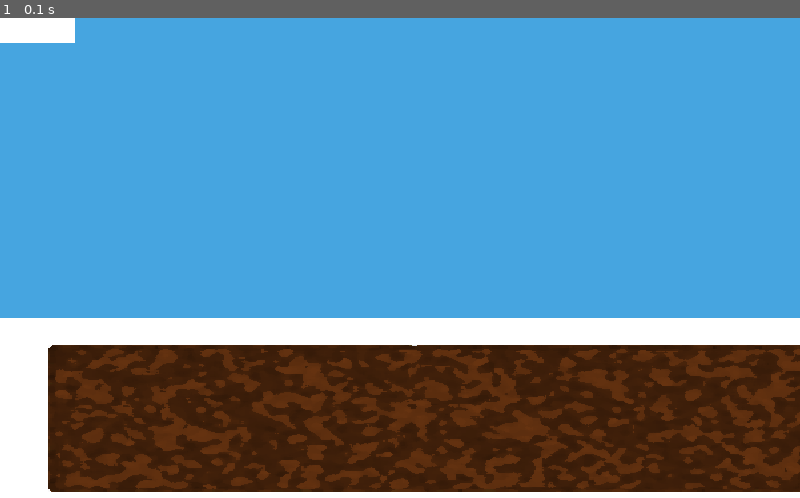
Above: before the commit, frame 1.
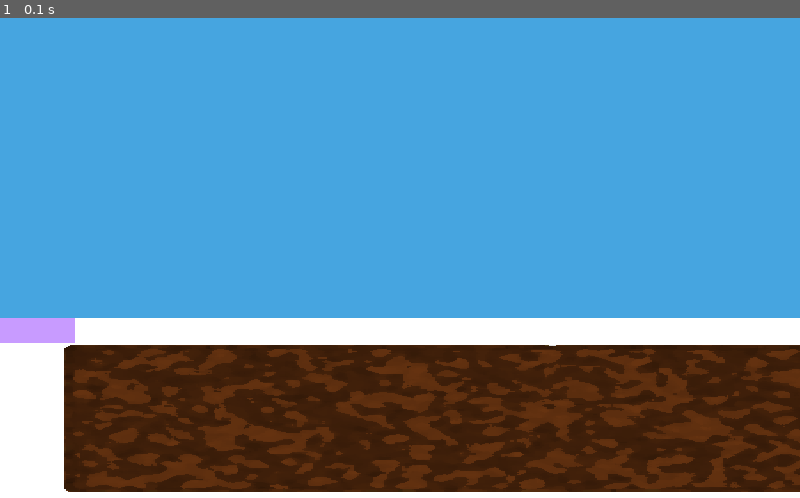
Above: after the commit, the same moment.

Repository: Anisha7/TermProject
Game: pygame game, started from game.py
The game is run twice, just before and just after one commit, with the same random seed, the same clock (stepped at 60 frames per second) and the same inputs.
Inputs:
- Up to frame 1 (0.1 s): no input

The runs differ from the first frame. In frame 1, 13% of the frame differs, in the area x 0-100%, y 0-99%.

Commit message:
Scrolling and player movement

Diff:
--- a/environment.py
+++ b/environment.py
@@ -9,8 +9,14 @@
     def init(self, x, y):
         # width, height
 
+        # setting up background surface
+        Environment.bgsurf = pygame.Surface((x*4, y*4))
+        Environment.bgsurf.fill((70, 165, 224))
+        rect = Environment.bgsurf.get_rect()
+
+        # creating ground
         Environment.ground = pygame.image.load('modules/level1/Ground1.png').convert_alpha()
-        Environment.ground = pygame.transform.scale(Environment.ground, (3*x, y//2))
+        Environment.ground = pygame.transform.scale(Environment.ground, (x*4, y//2))
         rect = Environment.ground.get_rect()
         rect.inflate(x, y//4)
         # Environment.ground = pygame.transform.scale(
@@ -19,10 +25,20 @@
 
 
 
-    def __init__(self, x, y):
-        self.x = x
-        self.y = y
-        super(Environment, self).__init__(self.x, self.y, Environment.ground, 30)
+    def __init__(self, width, height):
+        self.w = width
+        self.h = height
 
-    def keyPressed(self):
-        pass
+        super(Environment, self).__init__(self.w, self.h, Environment.ground, 30)
+
+    def update(self, keyCode, modifier):
+
+        for event in pygame.event.get():
+            if event.type == pygame.KEYDOWN and event.key == pygame.K_RIGHT:
+                print("right")
+                # scroll(dx, dy)
+                Environment.bgsurf.scroll(3, 0)
+            if event.type == pygame.KEYDOWN and event.key == pygame.K_LEFT:
+                print("left")
+                # scroll(dx, dy)
+                Environment.bgsurf.scroll(-3, 0)
--- a/game.py
+++ b/game.py
@@ -14,19 +14,25 @@
         self.groundGroup = pygame.sprite.Group(Environment(0, self.height))
 
 
-    def keyPressed(self):
+    def keyPressed(self, keyCode, modifier):
         pressed_keys = pygame.key.get_pressed()
         player.update(pressed_keys)
+        Environment.update(self, keyCode, modifier)
 
     def timerFired(self, dt):
         pass
 
     def redrawAll(self, screen):
+        x = 0
+        y = 0
         #surface.blit(source, dest, area=None)
+        screen.blit(Environment.bgsurf, (0, 0, self.width, self.height))
+        Environment.bgsurf.blit(Environment.ground, pygame.Rect(0,self.height - (self.height//4),self.width*6,self.height//2))
         # draw ground
-        screen.blit(Environment.ground, pygame.Rect(0,self.height - (self.height//4),self.width*6,self.height//2))
+        #screen.blit(Environment.bgsurf, (0, 0))
+        #screen.blit(Environment.ground, pygame.Rect(0,self.height - (self.height//4),self.width*6,self.height//2))
 
-        player = Player()
+        player = Player(self.width, self.height)
         player.draw(screen)
         #self.groundGroup.draw(screen)
 
--- a/player.py
+++ b/player.py
@@ -1,32 +1,28 @@
 # player set up
 import pygame
 from pygame.locals import *
+from pygamegame import *
 
 class Player(pygame.sprite.Sprite):
-    def __init__(self):
+    def __init__(self, x, y):
         super(Player, self).__init__()
         self.surf = pygame.Surface((75, 25))
-        self.surf.fill((255, 255, 255))
+        self.surf.fill((200, 155, 255))
         self.x = 0
-        self.y = 0
+        self.y = y - y//4
         self.rect = self.surf.get_rect()
 
     def update(self, pressed_keys):
         dist = 5
 
         if pressed_keys[K_UP]:
-            #move_ip = move in place
-            #self.rect.move_ip(0, -5)
             self.y -= dist
         if pressed_keys[K_DOWN]:
             self.y += dist
-            #self.rect.move_ip(0, 5)
         if pressed_keys[K_LEFT]:
             self.x -= dist
-            #self.rect.move_ip(-5, 0)
         if pressed_keys[K_RIGHT]:
             self.x += dist
-            #self.rect.move_ip(5, 0)
 
     def draw(self, surface):
         surface.blit(self.surf, (self.x, self.y))
--- a/pygamegame.py
+++ b/pygamegame.py
@@ -49,9 +49,11 @@
     def __init__(self, width=600, height=400, fps=50, title="112 Pygame Game"):
         self.width = width
         self.height = height
+
         self.fps = fps
         self.title = title
         self.bgColor = (255, 255, 255)
+
         pygame.init()
 
     def run(self):
@@ -71,22 +73,29 @@
             time = clock.tick(self.fps)
             self.timerFired(time)
             for event in pygame.event.get():
+
                 if event.type == pygame.MOUSEBUTTONDOWN and event.button == 1:
                     self.mousePressed(*(event.pos))
+
                 elif event.type == pygame.MOUSEBUTTONUP and event.button == 1:
                     self.mouseReleased(*(event.pos))
+
                 elif (event.type == pygame.MOUSEMOTION and
                       event.buttons == (0, 0, 0)):
                     self.mouseMotion(*(event.pos))
+
                 elif (event.type == pygame.MOUSEMOTION and
                       event.buttons[0] == 1):
                     self.mouseDrag(*(event.pos))
+
                 elif event.type == pygame.KEYDOWN:
                     self._keys[event.key] = True
                     self.keyPressed(event.key, event.mod)
+
                 elif event.type == pygame.KEYUP:
                     self._keys[event.key] = False
                     self.keyReleased(event.key, event.mod)
+
                 elif event.type == pygame.QUIT:
                     playing = False
 
--- a/testproject.py
+++ b/testproject.py
@@ -1,32 +1,79 @@
+# Attempt at scrolling
 import pygame
-from pygamegame import PygameGame
+from pygame.locals import *
+pygame.init()
+# All colors used
+red = (255, 0, 0)
+green = (0, 255, 0)
+blue = (0, 0, 255)
+orange = (255, 100, 0)
+purple = (255, 0, 255)
+black = (0, 0, 0)
+white = (255, 255, 255)
+colors = [green, blue, orange, purple, white]
+# Initialize the screen you see
+window_width = 600
+window_height = 480
+screen = pygame.display.set_mode((window_width, window_height))
+pygame.display.set_caption("Scrolling Attempt!")
+# Draw the main map
+# (Draw what you want here)
+map_width = 2000
+map_height = 700
+main_map = pygame.Surface((map_width, map_height))
+main_map = main_map.convert()
+def draw():
+    main_map.fill(black)
+    rect1 = pygame.draw.rect(main_map, red, (250, 40, 1700, 400))
+    circle1 = pygame.draw.circle(main_map, white, (1000, 300), 20)
+    circle1 = pygame.draw.circle(main_map, green, (1000, 200), 20)
+    circle1 = pygame.draw.circle(main_map, blue, (1000, 100), 20)
+draw()
+# The coords you see
+map_x = 0 # Only this should change
+map_y = 0
+# The change for x
+map_x_c = -3
+screen.blit(main_map, (map_x, map_y, window_width, window_height))
+pygame.display.flip()
+print(map_x, map_y, map_x+window_width, map_y+window_height)
+ucircle = pygame.draw.circle(screen, orange, (((-map_x+window_width)//2)+-map_x, ((map_y+window_height)//2)), 20)
+# The program
+while True:
+    for event in pygame.event.get():
+        pass
+    key_pressed = pygame.key.get_pressed()
+    if key_pressed[K_LEFT]: #and map_x != 0:
+        map_x -= map_x_c
+        print(map_x, map_y, map_x+window_width, map_y+window_height)
+        #draw()
+        #ucircle = pygame.draw.circle(main_map, orange, ((((-map_x+window_width)/2)+(-(map_x)/2)), (((-map_y+window_width)/2)+(-(map_y)/2))), 20)
+    if key_pressed[K_RIGHT]: #and map_x != 2000:
+        map_x += map_x_c
+        print(map_x, map_y, map_x+window_width, map_y+window_height)
+        #draw()
+        #ucircle = pygame.draw.circle(main_map, orange, ((((-map_x+window_width)/2)+(-(map_x)/2)), (((-map_y+window_width)/2)+(-(map_y)/2))), 20)
+    if key_pressed[K_UP]: #and map_x != 0:
+        map_y -= map_x_c
+        print(map_x, map_y, map_x+window_width, map_y+window_height)
+        #draw()
+        #ucircle = pygame.draw.circle(main_map, orange, ((((-map_x+window_width)/2)+(-(map_x)/2)), (((-map_y+window_width)/2)+(-(map_y)/2))), 20)
+    if key_pressed[K_DOWN]: #and map_x != 2000:
+        map_y += map_x_c
+        print(map_x, map_y, map_x+window_width, map_y+window_height)
+        #draw()
+        #ucircle = pygame.draw.circle(main_map, orange, ((((-map_x+window_width)/2)+(-(map_x)/2)), (((-map_y+window_width)/2)+(-(map_y)/2))), 20)
+    if key_pressed[K_ESCAPE]:
+        quit()
+    if map_x > 0:
+        map_x = 0
+    if map_x < -(map_width-window_width):
+        map_x = -(map_width-window_width)
 
-
-def test_set_at(self):
-
-        #24bit surfaces
-        s = pygame.Surface( (100, 100), 0, 24)
-        s.fill((0,0,0))
-
-        # set it with a tuple.
-        s.set_at((0,0), (10,10,10, 255))
-        r = s.get_at((0,0))
-        self.failUnless(isinstance(r, pygame.Color))
-        self.assertEqual(r, (10,10,10, 255))
-
-        # try setting a color with a single integer.
-        s.fill((0,0,0,255))
-        s.set_at ((10, 1), 0x0000FF)
-        r = s.get_at((10,1))
-        self.assertEqual(r, (0,0,255, 255))
-test_set_at()
-
-class myProject(PygameGame):
-    def init(self):
-        self.message = "World Helo"
-    def mousepressed(self, x, y):
-        print(self.message)
-
-#creating and running the game
-game = myProject()
-game.run()
+    if map_y > 0:
+        map_y = 0
+    if map_y < -(map_height-window_height):
+        map_y = -(map_height-window_height)
+    screen.blit(main_map, (map_x, map_y, window_width, window_height))
+    ucircle = pygame.draw.circle(screen, orange, (window_width//2, window_height//2), 20)
+    pygame.display.flip()
Not shown, changed: .DS_Store
